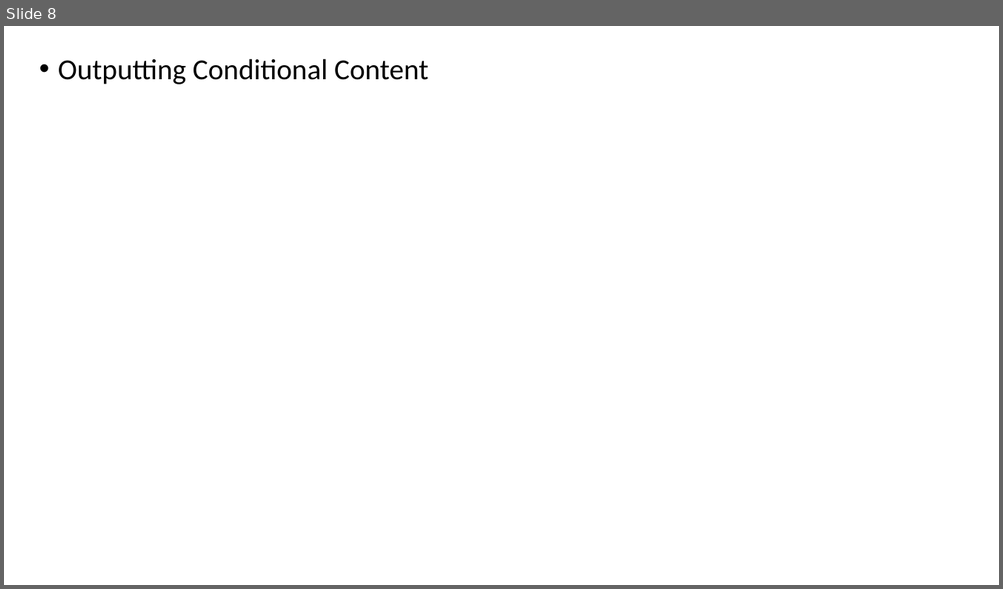
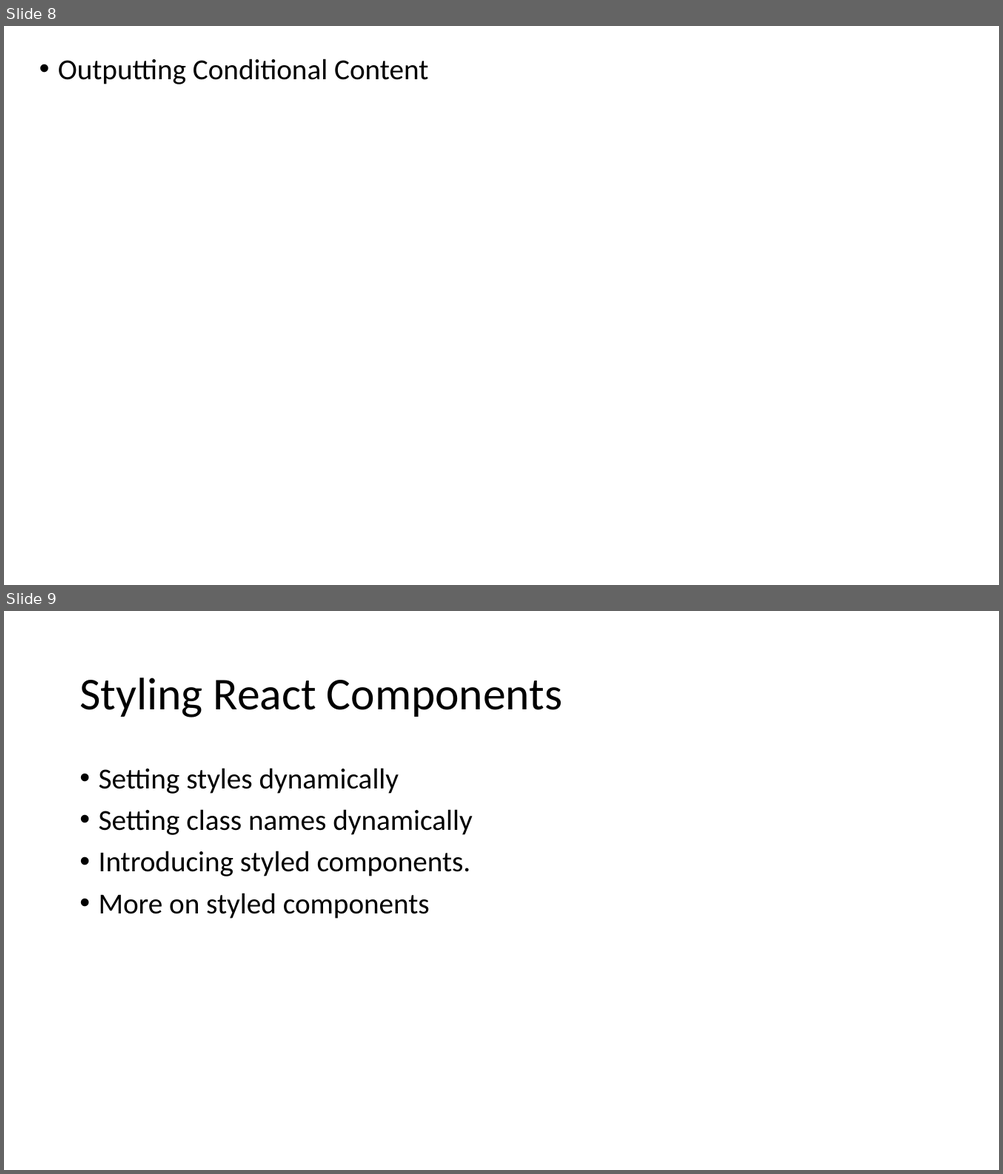
Before and after one commit to PiyushChaturvedii/Batch04, a slide deck: Reactjs.pptx. Shown one above the other, each under a label of ours: slide 8 before the commit, slides 8 and 9 after it. The pictures are 1003x589 and 1003x1174 pixels, drawn with LibreOffice and Linux fonts; fonts in the diff are those of the drawing. Boxes give left, top, right and bottom in pixels: in the first picture for what was removed or moved away, otherwise in the second. Text is boxed around its words. In the diff, an @@ line names an element or a change of style, - is before the commit and + after.

```diff
--- a/Reactjs.pptx
+++ b/Reactjs.pptx
@@ slide 9 added at [4, 611, 999, 1170], background #FFFFFF @@
@@ title added at [79, 678, 563, 718], 44 pt, text #000000 @@
+Styling React Components
@@ text added at [99, 768, 472, 919], 28 pt, text #000000 @@
+• Setting styles dynamically
+• Setting class names dynamically
+• Introducing styled components.
+• More on styled components
```
Also in this commit, not shown: 29 other files.
